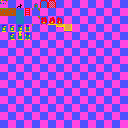
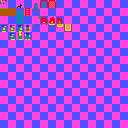
Layer changes from the first 128×128 image to the second:
painted on "tilesheet" over <box>48,24,72,31</box>
